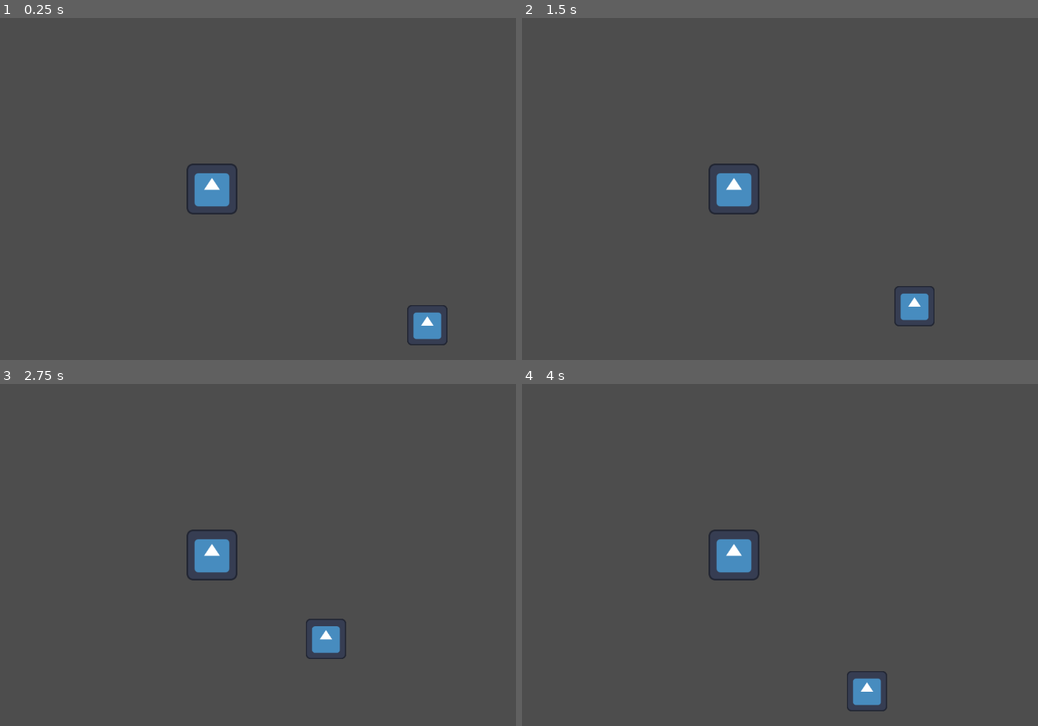
Above: before the commit, frames 1-4 (two rows, left to right).
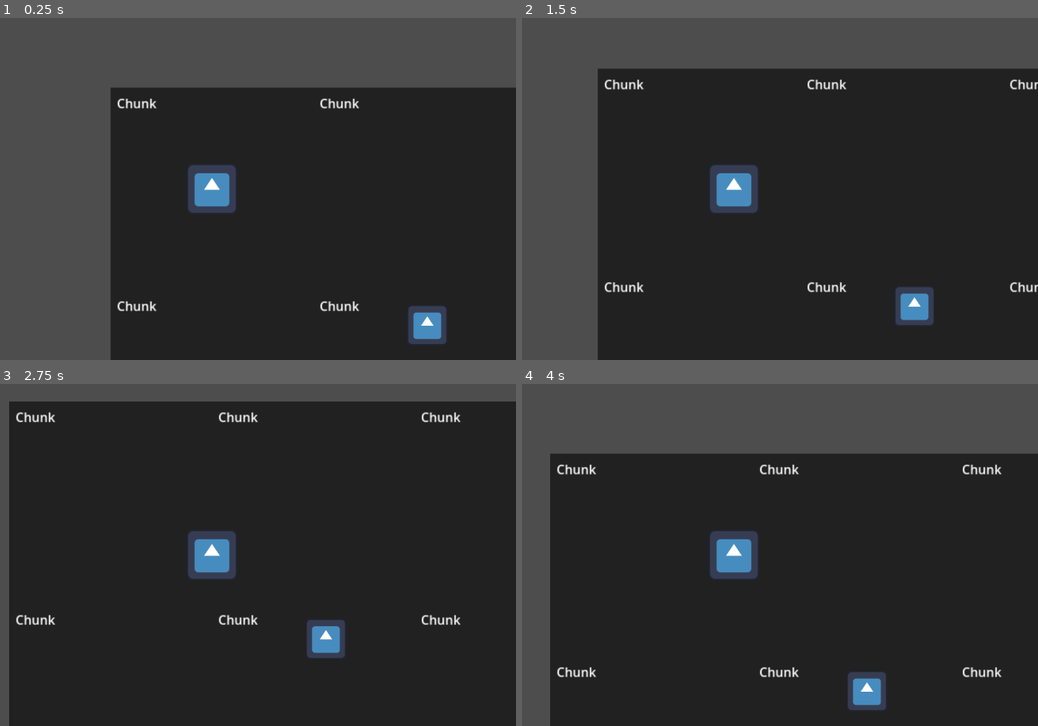
Above: after the commit, the same moments.

Repository: wanyeer703631302-cmyk/Worldchunk
Game: Godot game, scene res://scenes/Main.tscn
Two runs of this game, one before a commit and one after it. Both use one fixed random seed, a clock stepped at 60 frames per second and the inputs below. The engine's default icon, where the game draws it, is replaced by a stand-in: a white triangle on a blue panel in a dark square.
Inputs:
- Up to frame 1 (0.25 s): no input
- Up to frame 2 (1.5 s): tap Enter (ui_accept) at 0.5, 0.77 s; hold Right (ui_right) 0.53-1.28 s; hold Down (ui_down) from 1.28 s (still down)
- Up to frame 3 (2.75 s): tap Enter (ui_accept) at 1.52 s; release Down (ui_down) at 2.03 s; hold Right (ui_right) from 2.03 s (still down)
- Up to frame 4 (4 s): release Right (ui_right) at 2.78 s; hold Up (ui_up) 2.78-3.53 s; tap Enter (ui_accept) at 3.02, 3.77 s; hold Left (ui_left) from 3.53 s (still down)

The runs differ from the first frame. In frame 1, 60% of the frame differs, in the area x 21-100%, y 20-100%; in frame 2, 70%; in frame 3, 91%, in the area x 1-100%, y 5-100%; in frame 4, 73%.
Error before the commit: Parse Error: Cannot infer the type of "player" variable because the value doesn't have a set type. (res://scripts/enemy/Enemy.gd:11)

Commit message:
feat(enemy): 为敌人攻击添加视觉表现并优化世界生成
- 为敌人攻击添加球体网格视觉表现，使用属性对应的颜色
- 将攻击生成的弹丸添加到父容器而非自身，避免层级问题
- 优化世界生成器中的生物群落颜色生成逻辑
- 使用更安全的类型检查和节点查找方法
- 添加 Enemy.gd.uid 文件用于资源管理

Diff:
--- a/scripts/enemy/Enemy.gd
+++ b/scripts/enemy/Enemy.gd
@@ -8,7 +8,7 @@
 @export var attack_interval := 2.0
 @export var vulnerable_to := [GameConstants.Attribute.ICE]
 
-@onready var player := get_tree().get_root().find_node("Player", true, false)
+@onready var player: Node2D = get_tree().get_root().find_child("Player", true, false)
 
 func _ready():
 	var timer := Timer.new()
@@ -20,19 +20,32 @@
 func _attack():
 	if not is_instance_valid(player):
 		return
+
 	var proj := Area2D.new()
 	proj.set_script(ProjectileScript)
 	proj.attribute = attack_attribute
-	var dir := (player.position - position).normalized()
+
+	var dir: Vector2 = (player.position - position).normalized()
 	proj.position = position
 	proj.direction = dir
 	proj.rotation = dir.angle()
+
+	# Visual
+	var mesh = MeshInstance2D.new()
+	mesh.mesh = SphereMesh.new()
+	mesh.mesh.radius = 6
+	mesh.mesh.height = 12
+	mesh.modulate = GameConstants.ATTRIBUTE_COLORS.get(attack_attribute, Color.WHITE)
+	proj.add_child(mesh)
+
+	# Collider
 	var shape := CollisionShape2D.new()
 	var circle := CircleShape2D.new()
 	circle.radius = 6
 	shape.shape = circle
 	proj.add_child(shape)
-	add_child(proj)
+
+	get_parent().add_child(proj) # Add to container, not self
 
 func receive_melee_hit(damage: int, weapon_attr: int):
 	var final_damage := damage
--- a/scripts/world/WorldGenerator.gd
+++ b/scripts/world/WorldGenerator.gd
@@ -33,11 +33,21 @@
 				x * chunk_size.x,
 				y * chunk_size.y
 			)
-			var biomes := biome_data.get("biomes")
-			if biomes and biomes.size() > 0:
-				var b := biomes[rng.randi_range(0, biomes.size() - 1)]
-				var label := chunk.get_node("Label")
-				var rect := chunk.get_node("ColorRect")
-				label.text = b["name"]
-				rect.color = Color(0.1 + rng.randf() * 0.4, 0.1 + rng.randf() * 0.4, 0.1 + rng.randf() * 0.4, 1.0)
+			# Load Biome Data
+			var biomes = biome_data.get("biomes")
+			if biomes and biomes is Array and biomes.size() > 0:
+				var b: Dictionary = biomes[rng.randi_range(0, biomes.size() - 1)]
+
+				var label: Label = chunk.get_node("Label")
+				var rect: ColorRect = chunk.get_node("ColorRect")
+
+				if label: label.text = str(b.get("name", "Unknown"))
+				if rect:
+					# Generate random variation based on base color
+					var base_color = Color(0.2, 0.6, 0.2) # Default green
+					if b.get("name") == "wetlands": base_color = Color(0.2, 0.2, 0.6)
+					elif b.get("name") == "forest": base_color = Color(0.1, 0.4, 0.1)
+
+					rect.color = base_color.lightened(rng.randf() * 0.2)
+
 			container.add_child(chunk)
Not shown, added: scripts/enemy/Enemy.gd.uid
